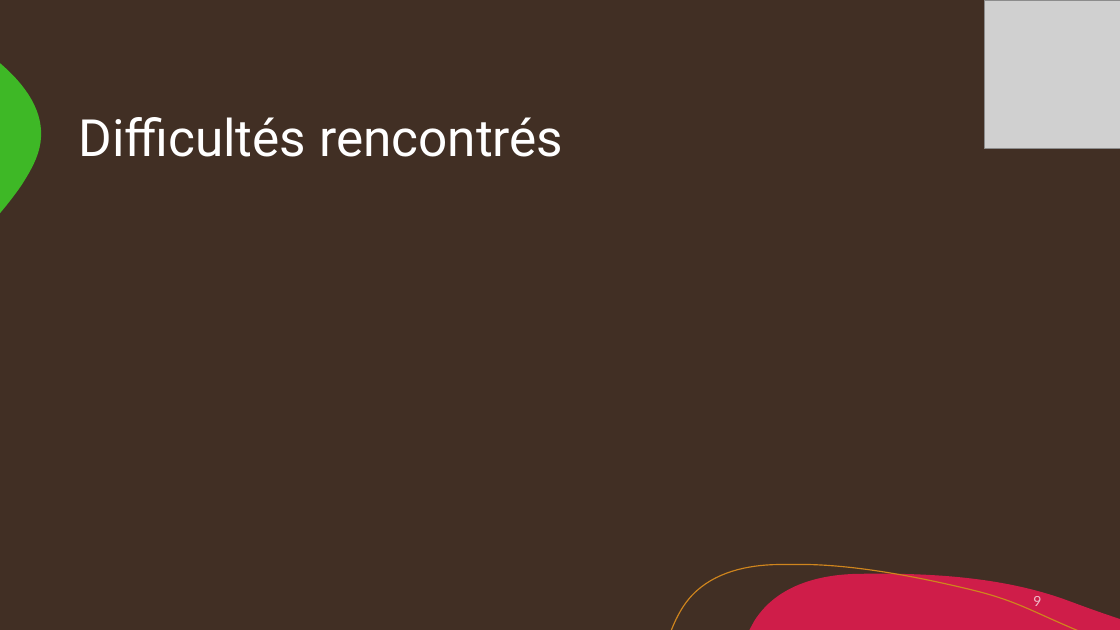
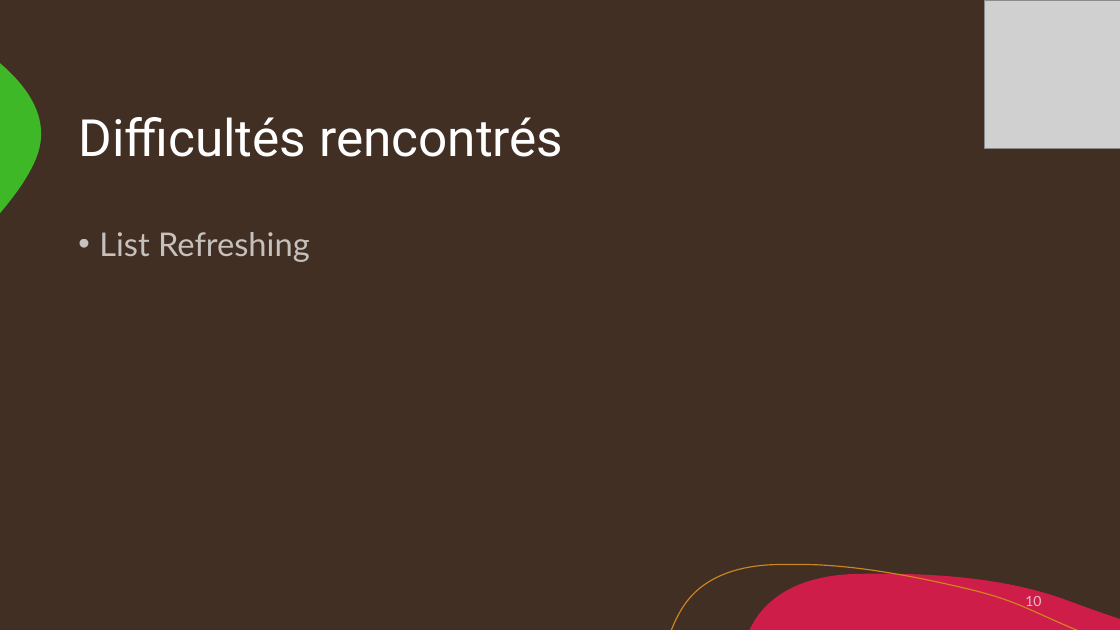
Before and after one commit to JojoProjet/BuldOry, a slide deck: slide 10 of files/power.pptx (slide 9 before the commit). Drawn at 1120x630 pixels with LibreOffice and Linux fonts; fonts in the diff are those of the drawing; grey boxes stand for pictures. Boxes give left, top, right and bottom in pixels: in the first picture for what was removed or moved away, otherwise in the second. Text is boxed around its words. In the diff, an @@ line names an element or a change of style, - is before the commit and + after.

```diff
--- a/files/power.pptx
+++ b/files/power.pptx
@@ text added at (x1=99, y1=232, x2=310, y2=262), 28 pt, text #FFFFFF at 70% opacity @@
+• List Refreshing
@@ page number at (x1=1025, y1=596, x2=1041, y2=609): text changed @@
-9
+10
```
Also in this commit, not shown: 3 other slides changed, 2 slides added, 1 slide removed, 47 other files.
